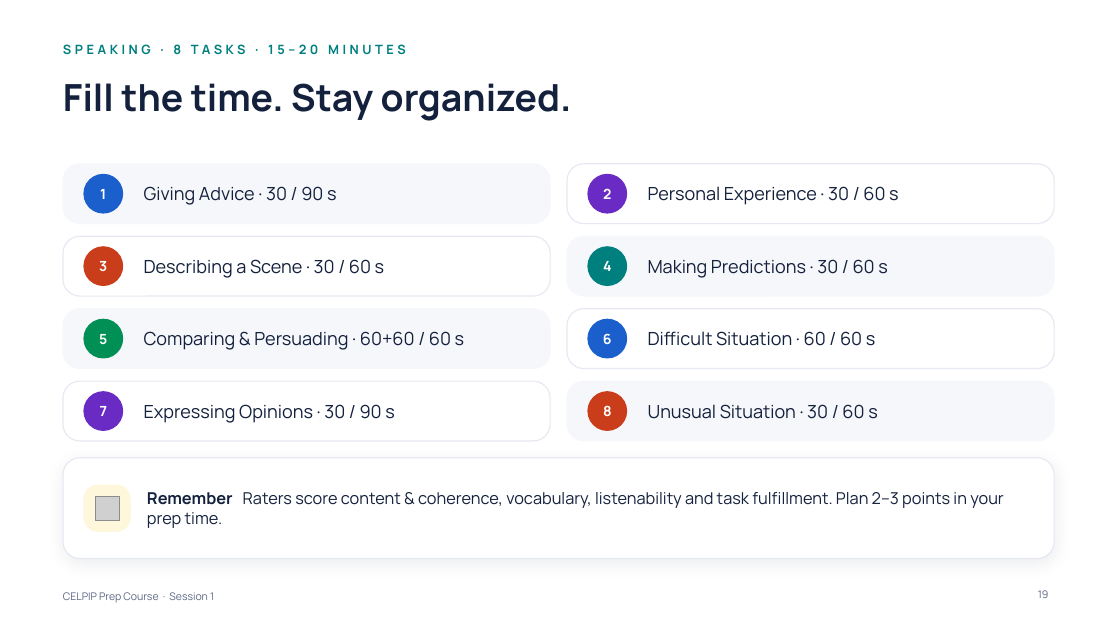
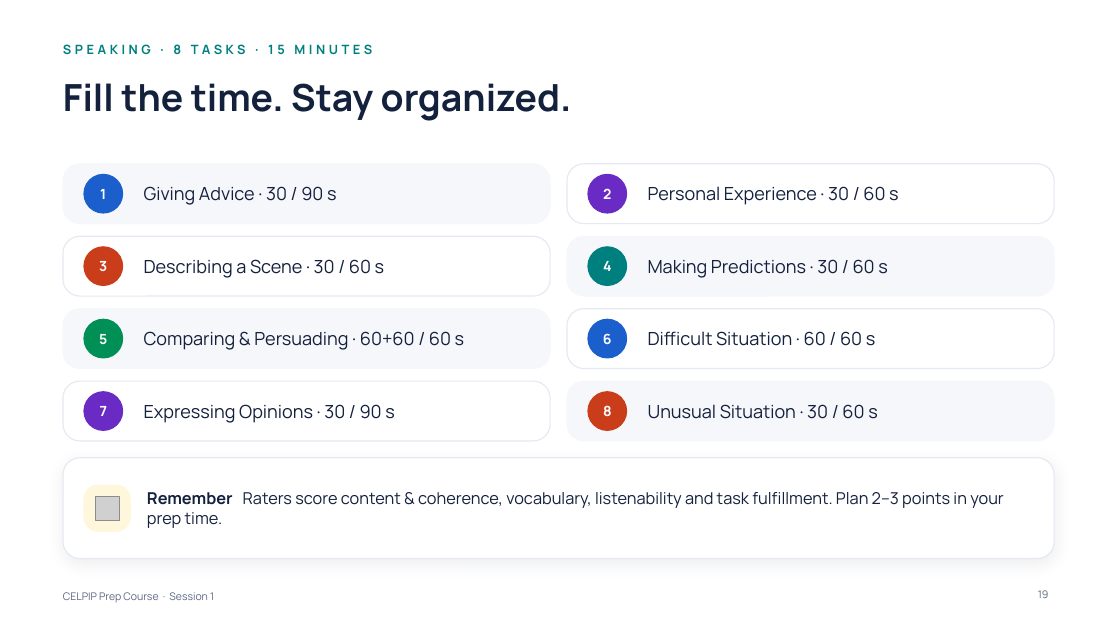
Before and after one commit to learnovateqa/The_English_Academy_CELPIP, a slide deck: slide 19 of decks/session-01.pptx. Drawn at 1120x630 pixels with LibreOffice and Linux fonts; fonts in the diff are those of the drawing; grey boxes stand for pictures. Boxes give left, top, right and bottom in pixels: in the first picture for what was removed or moved away, otherwise in the second. Text is boxed around its words. In the diff, an @@ line names an element or a change of style, - is before the commit and + after.

```diff
--- a/decks/session-01.pptx
+++ b/decks/session-01.pptx
@@ text at (63,44,372,55): text changed @@
-SPEAKING · 8 TASKS · 15–20 MINUTES
+SPEAKING · 8 TASKS · 15 MINUTES
```
Also in this commit, not shown: 2 other slides changed, 1 slide added, 10 other files.
